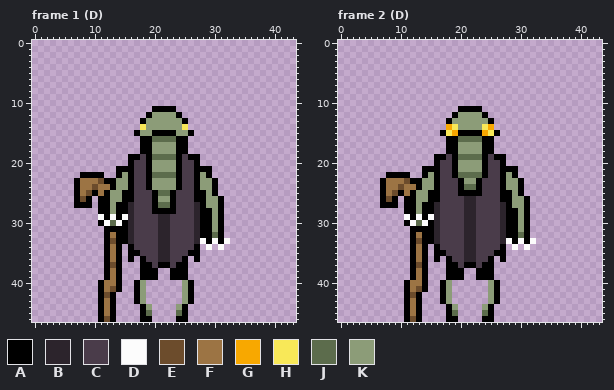
A pixel-art file gets an edit: assets/enemies/29_karnabo.aseprite. The first picture shows the starting point.
44x47 pixels, 15 frames. Shown: frame 1 (D), frame 2 (D). The commit also changed other frames, which this record leaves out.
Palette (. is transparent): A #000000  B #2c242c  C #4a3c4a  D #fcfcfc  E #6c4c2c  F #9c7444  G #f8a800  H #f8e858  J #5c6c4c  K #8c9c78
Now the later version:
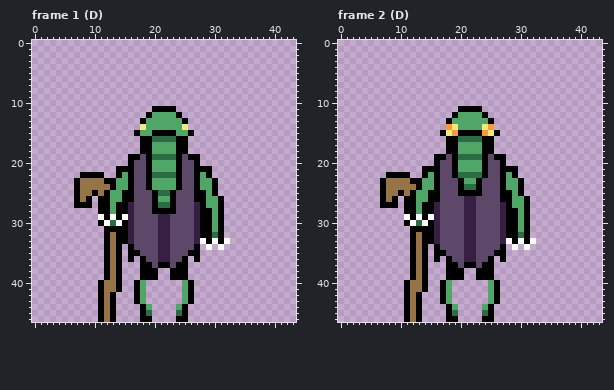
Edits made:
@@ palette @@
-B #2c242c
+B #361f42
-C #4a3c4a
+C #5e486a
-F #9c7444
+F #967448
-G #f8a800
+G #fc9838
-H #f8e858
+H #f0e880
-J #5c6c4c
+J #2c6c44
-K #8c9c78
+K #4fa667
--- frame 1 (D)
@@ x 6..13 @@
 22 ..AAAA..
-23 .AFFFEAA
-24 .AFFEFFA
-25 .AFEAFAK
-26 .AEA.AAK
+23 .AFFFFAA
+24 .AFFFFFA
+25 .AFFAFAK
+26 .AFA.AAK
 27 .AAA.AAK
@@ x 11..15 @@
 32 .AFAA
-33 .AEAA
+33 .AFAA
 34 .AFA.
@@ x 11..15 @@
 36 .AFA.
-37 .AEA.
+37 .AFA.
 38 .AFA.
@@ x 10..15 @@
 40 .AFFA.
-41 .AFEA.
-42 .AEA..
+41 .AFFA.
+42 .AFA..
 43 .AFA..
@@ x 10..14 @@
 45 .AFA.
-46 .AEA.
+46 .AFA.
--- frame 2 (D): the same change as frame 1 (D)
Pixel boxes of the changes (left, top, right, bottom) in both pictures:
changed: (80, 112, 218, 322)
changed: (386, 112, 524, 322)
